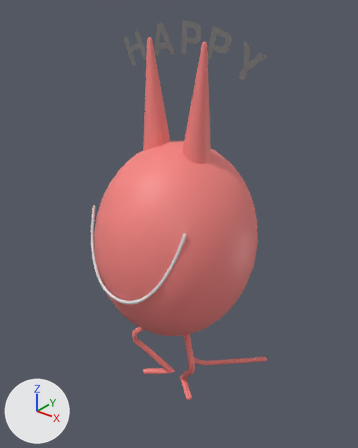
An edit to the glTF model public/models/RevisedV2/Happy.gltf, drawn before and after from the same camera.
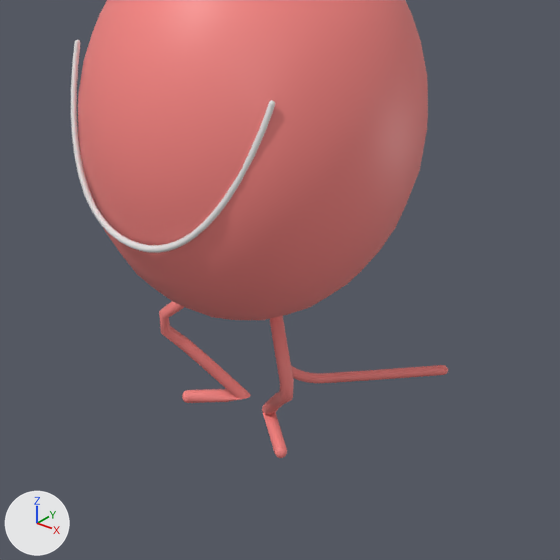
Each version appears first whole from a 50 mm lens placed at (408.0, -503.0, 503.0), pointed at (-8.0, 17.0, 180.0), and next in a close-up on the part from 16% to 89% of the width and 42% to 100% of the height. The axes (+X, +Y, +Z) are drawn at lower left. The lights are the same throughout. Where no turn or scale is listed for an object, it has been applied to the vertices. Vertices at the same position are counted once.

The first close-up shows 'Body.001', 'Legs.001', 'Mouth', 'Tail.001'.
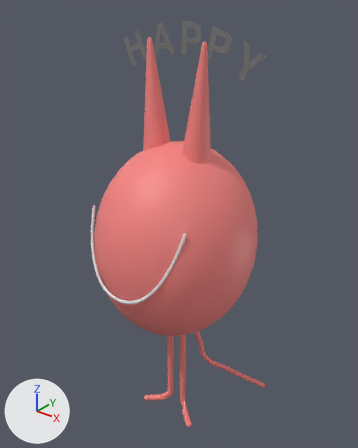
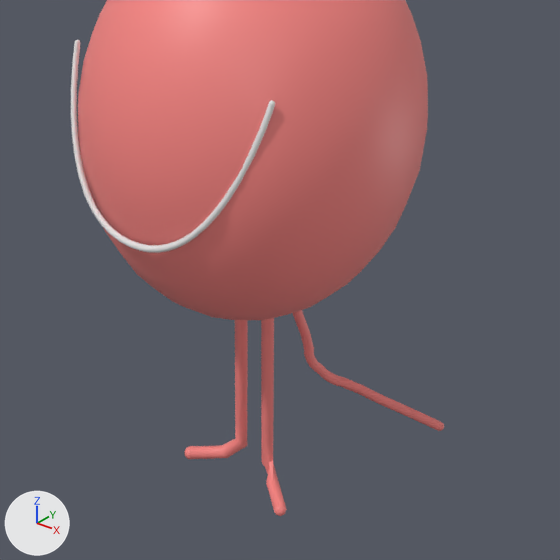
Pixel boxes [x1, y1, x2, y2] of what changed, in the close-ups (560 x 560 px):
'Legs.001', reshaped (24% narrower, 26% taller): before [159, 301, 294, 458]; after [184, 318, 287, 516]
'Tail.001', reshaped: before [291, 365, 448, 383]; after [293, 310, 444, 431]

The change in detail:
me_legs is used by ob_legs_001; location (0.0, 0.0, 16.1).
me_legs had 356 vertices, 704 faces and spanned x -62.5..63.9, y -41.4..6.4, z -115.8..28.7.
me_legs now has 356 vertices, 704 faces and spans x -50.9..52.3, y -31.7..5.3, z -175.8..28.3.
me_legs part 1: 356 of 356 vertices moved; they spanned x -62.5..63.9, y -41.4..6.4, z -115.8..28.7 and now span x -50.9..52.3, y -31.7..5.3, z -175.8..28.3; mean shift (0.1, 7.5, -33.0); largest move (63.5, -35.6, -45.3) -> (10.1, 1.7, -73.8).
me_tail is used by ob_tail_001; location (0.0, 0.0, 16.1).
me_tail had 266 vertices, 528 faces and spanned x -12.0..100.0, y 13.0..133.0, z -120.0..61.0.
me_tail now has 266 vertices, 528 faces and spans x -9.0..102.0, y 15.0..134.0, z -178.0..61.0.
me_tail part 2: 266 of 266 vertices moved; they spanned x -12.0..100.0, y 13.0..133.0, z -120.0..61.0 and now span x -9.0..102.0, y 15.0..134.0, z -178.0..61.0; mean shift (11.0, 9.0, -8.0); largest move (99.0, 131.0, -110.0) -> (101.0, 133.0, -174.0).
